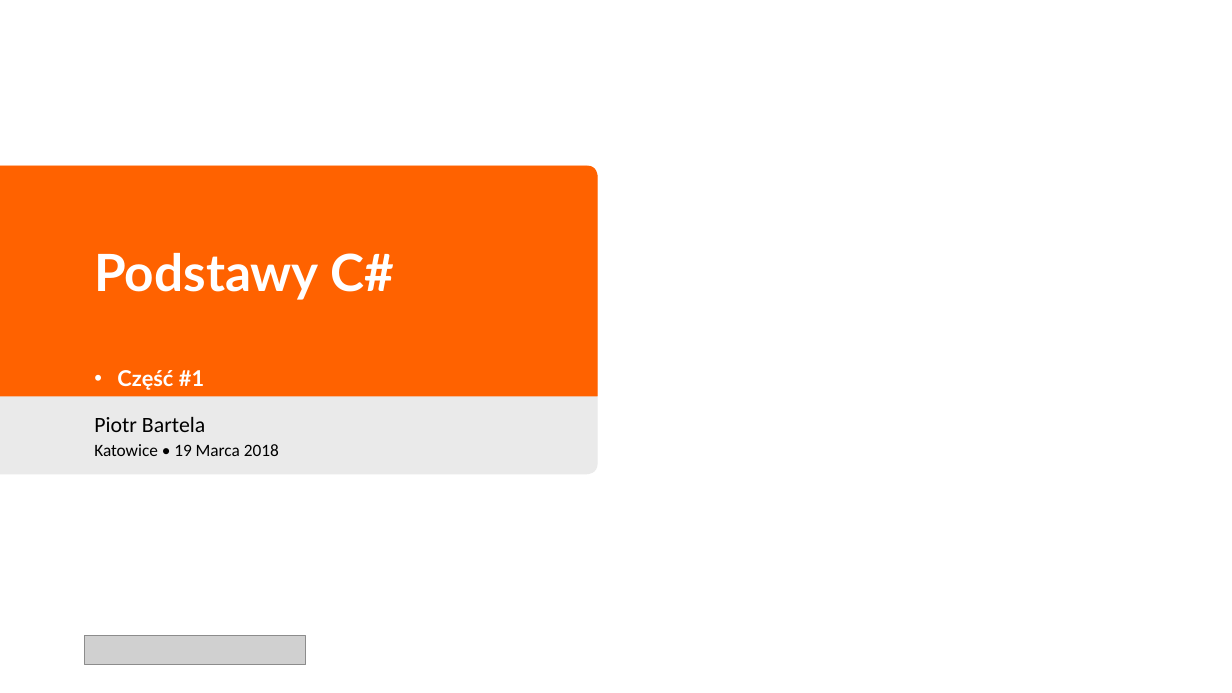
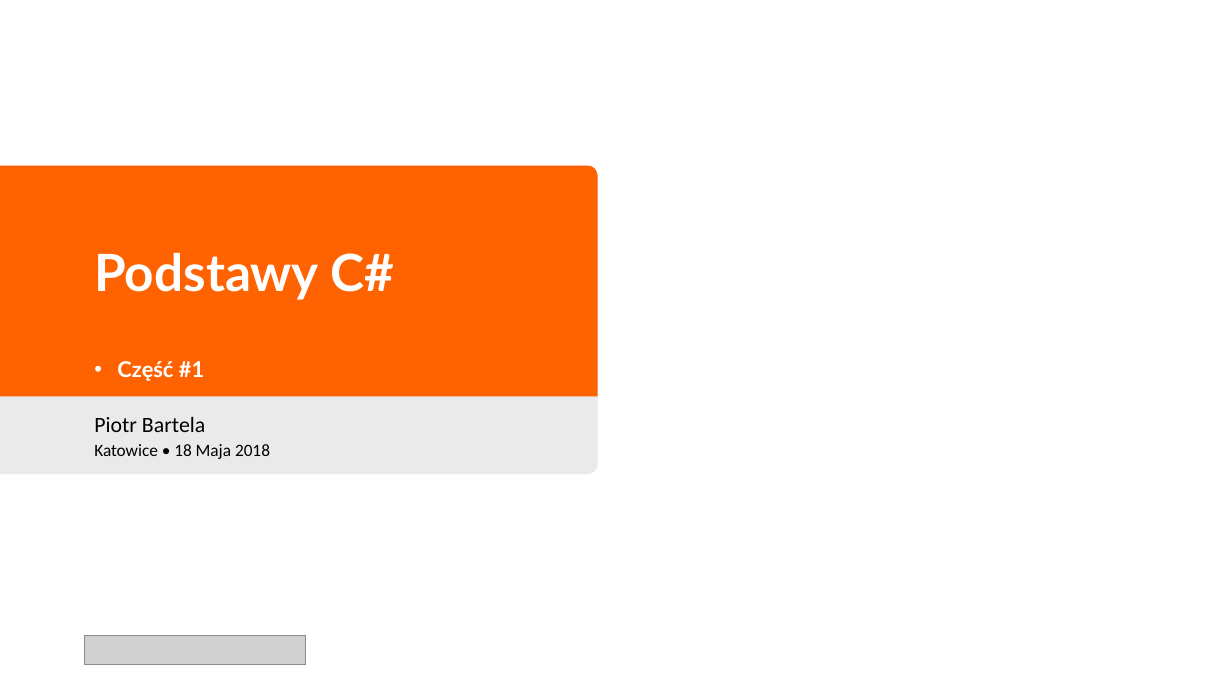
Before and after one commit to morelq/PodstawyCsharp, a slide deck: slide 1 of Podstawy Csharp v2.pptx. Drawn at 1232x693 pixels with LibreOffice and Linux fonts; fonts in the diff are those of the drawing; grey boxes stand for pictures; background and template pictures are left out. Boxes give left, top, right and bottom in pixels: in the first picture for what was removed or moved away, otherwise in the second. Text is boxed around its words. In the diff, an @@ line names an element or a change of style, - is before the commit and + after.

```diff
--- a/Podstawy Csharp v2.pptx
+++ b/Podstawy Csharp v2.pptx
@@ text "Część #1": place and size @@
-text "Część #1" at [117,370,204,390]
+text "Część #1" at [117,361,204,381]
@@ text at [94,444,270,459]: text changed @@
-Katowice • 19 Marca 2018
+Katowice • 18 Maja 2018
```
Also in this commit, not shown: 19 other slides changed, 10 slides added, 3 slides removed, 14 other files.
